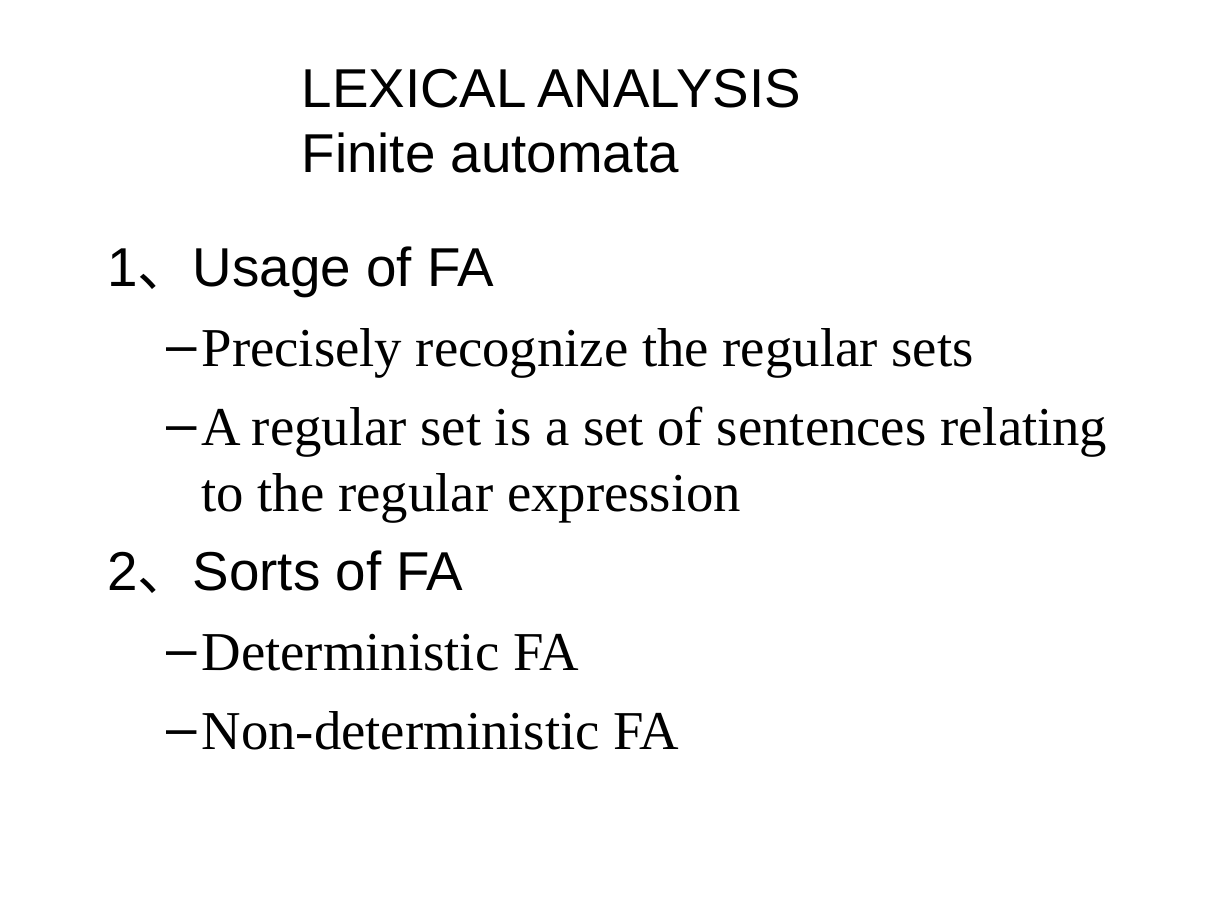
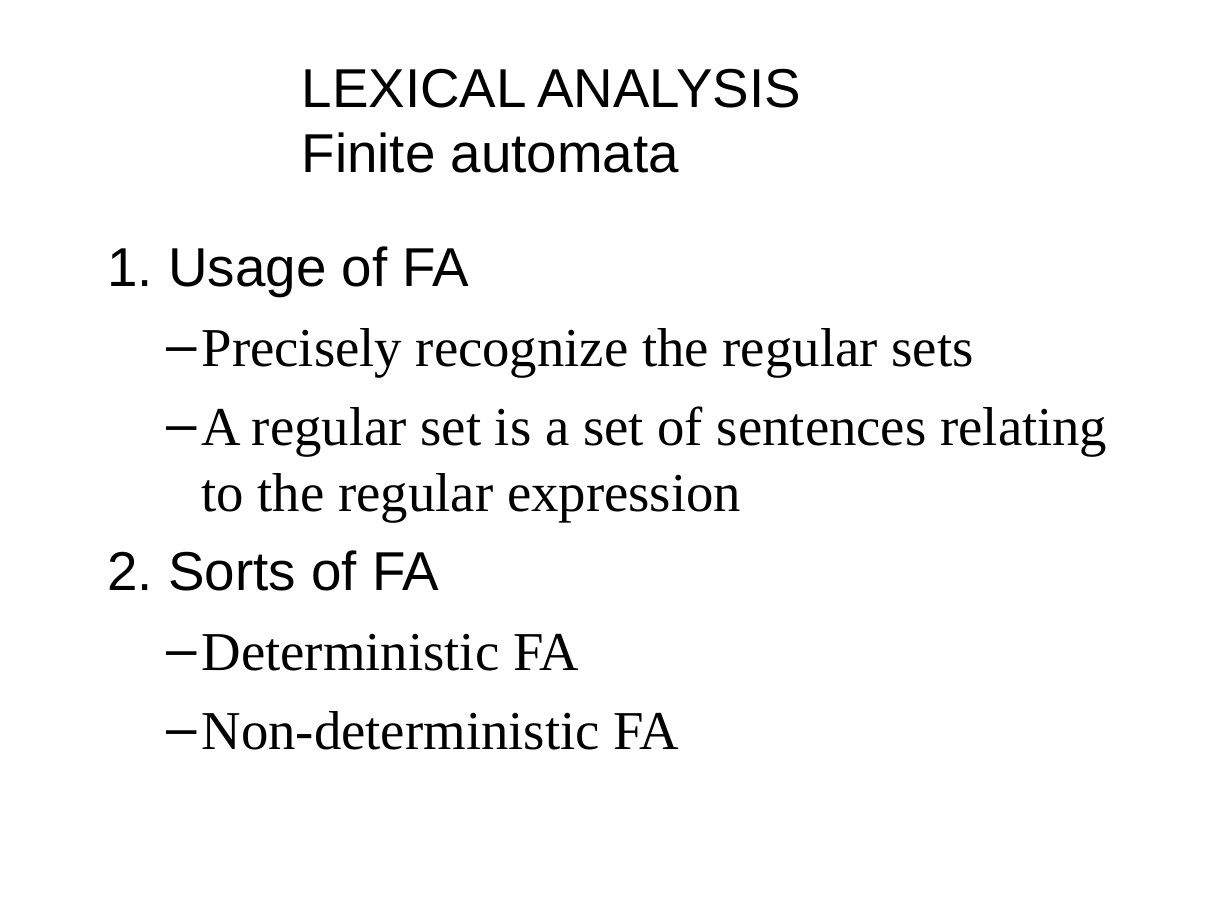
Before and after one commit to GeneralNitin/S6, a slide deck: slide 51 of 02. Compiler Design/PPTs/Module 1.ppt. Drawn at 1232x924 pixels with LibreOffice and Linux fonts; fonts in the diff are those of the drawing. Boxes give left, top, right and bottom in pixels: in the first picture for what was removed or moved away, otherwise in the second. Text is boxed around its words. In the diff, an @@ line names an element or a change of style, - is before the commit and + after.

```diff
--- a/02. Compiler Design/PPTs/Module 1.ppt
+++ b/02. Compiler Design/PPTs/Module 1.ppt
@@ text at box(107, 246, 469, 296): text changed @@
-1、Usage of FA
+1. Usage of FA
@@ text at box(107, 550, 439, 591): text changed @@
-2、Sorts of FA
+2. Sorts of FA
```
Also in this commit, not shown: 40 other slides changed, 33 other files.
